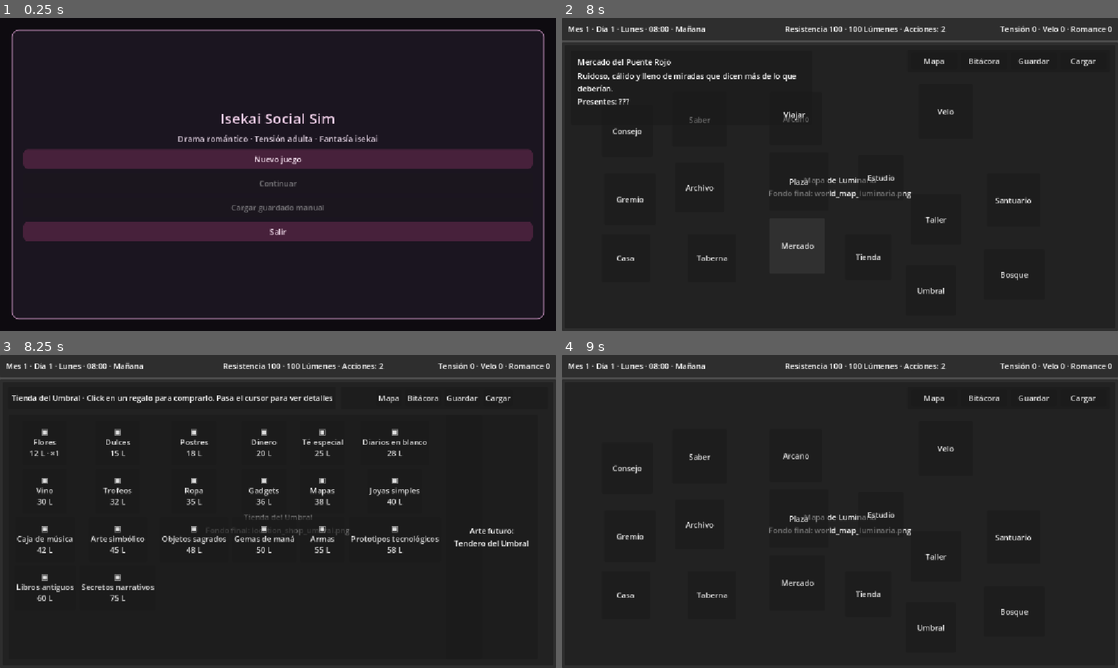
Above: before the commit, frames 1-4 (two rows, left to right).
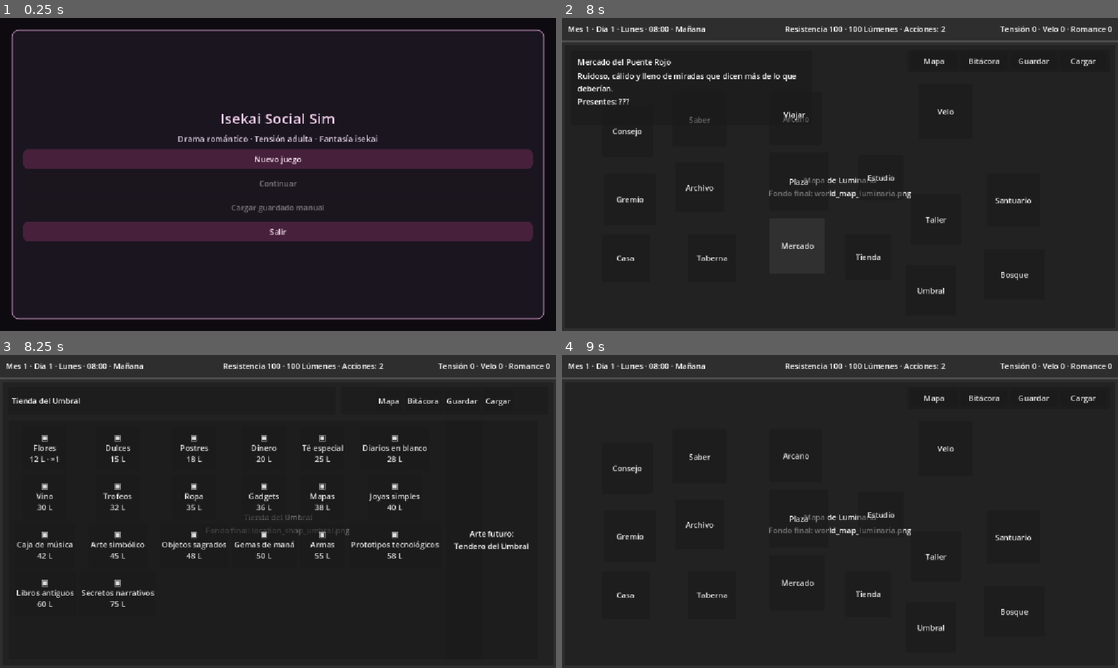
Above: after the commit, the same moments.

Repository: JoshSnowMex/isekai-novel
Game: Godot game, scene res://scenes/menu/MainMenu.tscn
Same seed, same stepped clock (60 frames per second), same inputs: the game is played once before the commit and once after it.
Inputs (mouse positions are in pixels of both pictures, inside the frame that each line leads up to):
- Up to frame 1 (0.25 s): no input
- Up to frame 2 (8 s): click "Nuevo juego" at 0.5 s; click "Forastero Sensible" at 1.25 s; click "Confirmar clase" at 2 s; click "Hombre" at 2.75 s; click "Comenzar" at 3.5 s; click "Casa" at 4.25 s; click "Saber" at 5 s; click (612, 161) at 5.77 s; click "Mapa" at 6.5 s; click "Mercado" at 7.25 s
- Up to frame 3 (8.25 s): click "Tienda" at 8 s
- Up to frame 4 (9 s): click "Mapa" at 8.75 s

Frames 1-2 are identical in both runs. In frame 3, 6.8% of the frame differs, in the area x 2-96%, y 12-81%; in frame 4, nothing differs.

Commit message:
update tienda

Diff:
--- a/scenes/shop/shop_scene.gd
+++ b/scenes/shop/shop_scene.gd
@@ -107,7 +107,7 @@
 
 func build_info_panel() -> void:
 	info_panel = PanelContainer.new()
-	info_panel.custom_minimum_size = Vector2(540, 46)
+	info_panel.custom_minimum_size = Vector2(540, 58)
 	shop_layer.add_child(info_panel)
 
 	var margin: MarginContainer = MarginContainer.new()
@@ -122,7 +122,7 @@
 	info_label.size_flags_vertical = Control.SIZE_EXPAND_FILL
 	info_label.vertical_alignment = VERTICAL_ALIGNMENT_CENTER
 	info_label.horizontal_alignment = HORIZONTAL_ALIGNMENT_LEFT
-	info_label.autowrap_mode = TextServer.AUTOWRAP_OFF
+	info_label.autowrap_mode = TextServer.AUTOWRAP_WORD_SMART
 	info_label.clip_text = true
 	margin.add_child(info_label)
 
@@ -197,7 +197,7 @@
 		info_label.text = current_message
 		return
 
-	info_label.text = "Tienda del Umbral · Click en un regalo para comprarlo. Pasa el cursor para ver detalles."
+	info_label.text = "Tienda del Umbral\nElige un regalo. El detalle correcto puede abrir una ruta."
 
 
 func refresh_items() -> void:
@@ -318,26 +318,57 @@
 	var owned: int = get_inventory_amount(item_id)
 	var money: int = int(GameManager.player.get("money", 0))
 
-	var text: String = "%s · %s L" % [
+	var status_parts: Array = []
+
+	status_parts.append("%s L" % price)
+
+	if owned > 0:
+		status_parts.append("Tienes %s" % owned)
+
+	if money < price:
+		status_parts.append("Faltan %s L" % max(price - money, 0))
+
+	var short_description: String = get_shop_preview_text(item_id, description)
+
+	info_label.text = "%s · %s\n%s" % [
 		item_name,
-		price
+		" · ".join(status_parts),
+		short_description
 	]
 
-	if owned > 0:
-		text += " · Tienes %s" % owned
-
-	if money < price:
-		text += " · Faltan %s L" % max(price - money, 0)
-
-	var short_description: String = description
-
-	if short_description.length() > 74:
-		short_description = short_description.substr(0, 71) + "..."
-
-	if short_description != "":
-		text += " · %s" % short_description
-
-	info_label.text = text
+func get_shop_preview_text(item_id: String, fallback_description: String) -> String:
+	var previews := {
+		"ancient_books": "Notas viejas, secretos nuevos.",
+		"symbolic_art": "Una pieza que mira de vuelta.",
+		"weapons": "Poder envuelto como regalo.",
+		"flowers": "Sencillo, directo, difícil de odiar.",
+		"wine": "Honestidad líquida. Riesgosa.",
+		"special_tea": "Calidez para bajar defensas.",
+		"sweets": "Dulzura fácil de aceptar.",
+		"simple_jewels": "Discreto, íntimo, intencional.",
+		"clothes": "Elegir ropa también confiesa.",
+		"music_box": "Una melodía contra el silencio.",
+		"maps": "Rutas para quien sueña lejos.",
+		"mana_gems": "Energía arcana en bruto.",
+		"tech_prototypes": "Brillante, útil, probablemente peligroso.",
+		"trophies": "Orgullo convertido en objeto.",
+		"coins": "Práctico. Frío. Muy claro.",
+		"blank_diaries": "Páginas para lo que no se dice.",
+		"sacred_objects": "Fe, culpa o esperanza.",
+		"gadgets": "Pequeña rareza con propósito.",
+		"desserts": "Dulce evidente, intención segura.",
+		"narrative_secrets": "Información que puede cambiarlo todo."
+	}
+
+	if previews.has(item_id):
+		return str(previews[item_id])
+
+	var clean_text: String = fallback_description.strip_edges()
+
+	if clean_text.length() > 58:
+		return clean_text.substr(0, 55).strip_edges() + "..."
+
+	return clean_text
 
 func buy_item(item_id: String) -> void:
 	var item: Dictionary = DataManager.get_item(item_id)
@@ -361,7 +392,7 @@
 	SaveManager.autosave_game()
 	hud_bar.refresh()
 
-	current_message = "Compraste %s por %s Lúmenes." % [
+	current_message = "Compraste %s · %s L" % [
 		item_name,
 		price
 	]
@@ -464,7 +495,7 @@
 
 	var margin: float = 10.0
 	var top_y: float = 10.0
-	var top_height: float = 46.0
+	var top_height: float = 58.0
 
 	var global_width: float = 430.0
 	if shop_layer.size.x < 760:
Binary file changed: tienda1.png
Binary file changed: tienda2.png
